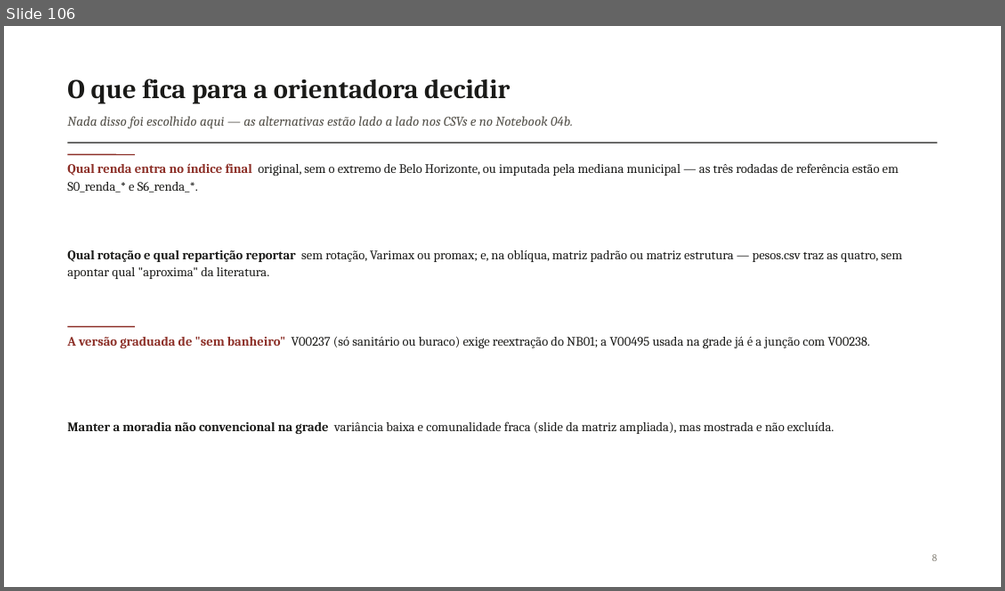
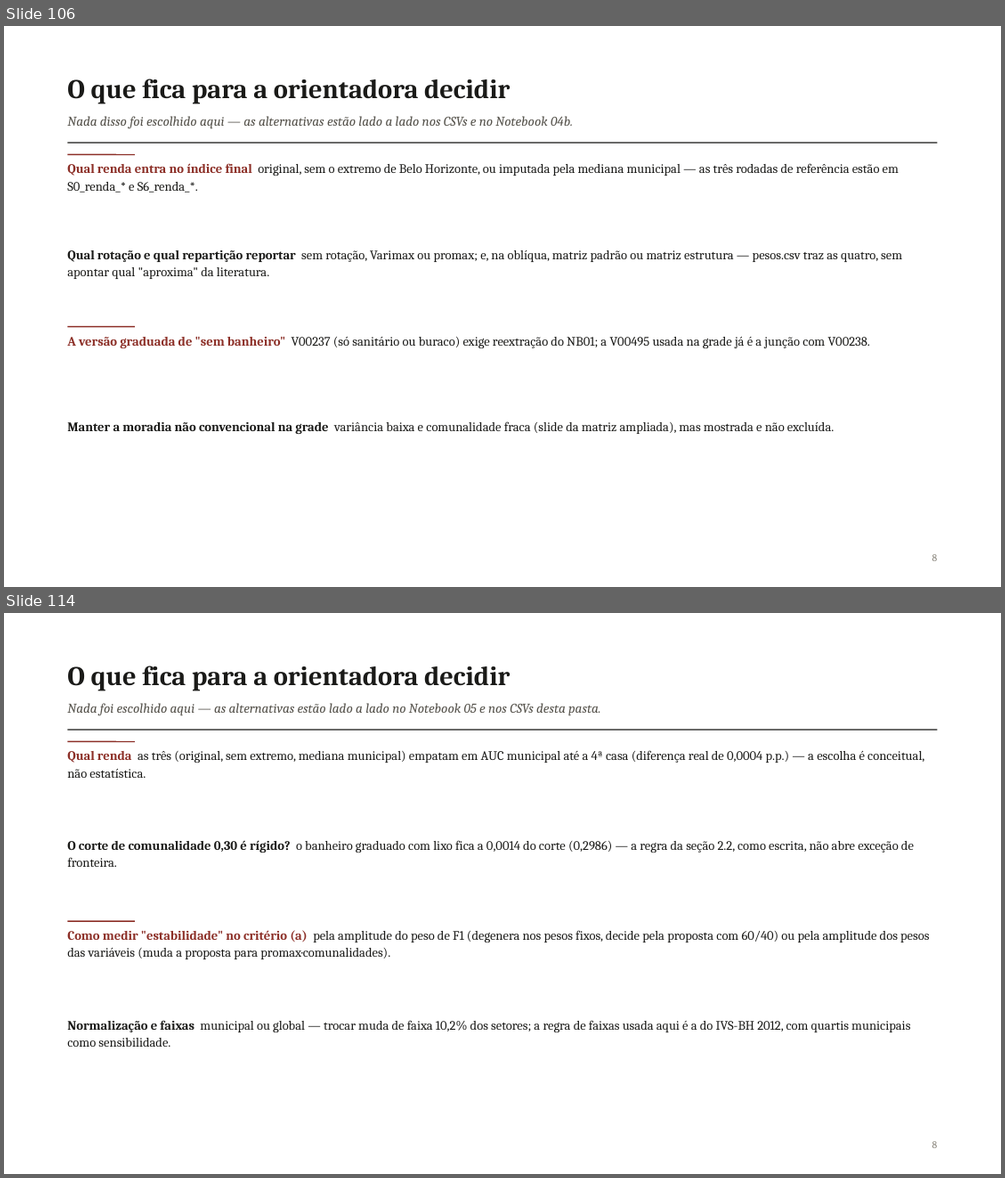
Before and after one commit to pedrinndias/Projeto_IVS_Censo, a slide deck: docs/Apresentacoes_IVS/Analise_Fatorial_NB04_2026-09.pptx. Shown one above the other, each under a label of ours: slide 106 before the commit, slides 106 and 114 after it; the slides between them are not shown. The pictures are 1005x591 and 1005x1178 pixels, drawn with LibreOffice and Linux fonts; fonts in the diff are those of the drawing. Boxes give left, top, right and bottom in pixels: in the first picture for what was removed or moved away, otherwise in the second. Text is boxed around its words. In the diff, an @@ line names an element or a change of style, - is before the commit and + after.

Commit message:
feat(nb05): anexa os slides do IVS final ao deck (D.3)
scripts/gerar_slides_ivs_final.js gera 8 slides (padrao de
gerar_slides_fatorial_ampliada.js) so com numeros de
banco_de_dados/eda/ivs_especificacoes/*.csv: a grade e a elegibilidade
(324/192), renda, rotacao e pesos na obliqua, lixo e banheiro, o que o
indice acrescenta a renda, a referencia proposta com tres leituras
alternativas, e o que fica para a orientadora decidir.

Anexados com scripts/juntar_decks.py a partir do deck no HEAD (nunca de
um deck ja anexado). Conferido com python-pptx (uv run, fora do
repositorio): 106->114 slides, 106->114 partes de notas, 21 "EXPLICAR"
intactas, 0 partes XML invalidas nas duas contagens. Os 8 slides novos
foram renderizados e olhados um a um antes de commitar.

```diff
--- a/docs/Apresentacoes_IVS/Analise_Fatorial_NB04_2026-09.pptx
+++ b/docs/Apresentacoes_IVS/Analise_Fatorial_NB04_2026-09.pptx
@@ slide 114 added at box(4, 613, 1001, 1174), background #FFFFFF @@
@@ text added at box(67, 666, 510, 690), 26 pt, text #1A1A18, bold @@
+O que fica para a orientadora decidir
@@ text added at box(67, 703, 600, 716), 13 pt, text #56534C, italic @@
+Nada foi escolhido aqui — as alternativas estão lado a lado no Notebook 05 e nos CSVs desta pasta.
@@ line added from (67, 730) to (938, 730), #1A1A18 1 pt @@
@@ line added from (67, 742) to (135, 742), #8C2F27 1.25 pt @@
@@ text added at box(67, 750, 924, 778), 12.5 pt, text #1A1A18 @@
+Qual renda as três (original, sem extremo, mediana municipal) empatam em AUC municipal até a 4ª casa (diferença real de 0,0004 p.p.) — a escolha é conceitual, não estatística.
@@ text added at box(67, 840, 914, 867), 12.5 pt, text #1A1A18 @@
+O corte de comunalidade 0,30 é rígido? o banheiro graduado com lixo fica a 0,0014 do corte (0,2986) — a regra da seção 2.2, como escrita, não abre exceção de fronteira.
@@ line added from (67, 921) to (135, 921), #8C2F27 1.25 pt @@
@@ text added at box(67, 930, 929, 959), 12.5 pt, text #1A1A18 @@
+Como medir "estabilidade" no critério (a) pela amplitude do peso de F1 (degenera nos pesos fixos, decide pela proposta com 60/40) ou pela amplitude dos pesos das variáveis (muda a proposta para promax·comunalidades).
@@ text added at box(67, 1020, 910, 1046), 12.5 pt, text #1A1A18 @@
+Normalização e faixas municipal ou global — trocar muda de faixa 10,2% dos setores; a regra de faixas usada aqui é a do IVS-BH 2012, com quartis municipais como sensibilidade.
@@ text added at box(932, 1141, 938, 1148), 10 pt, text #8B877E @@
+8
```
Also in this commit, not shown: 7 other slides added, 1 other file.
